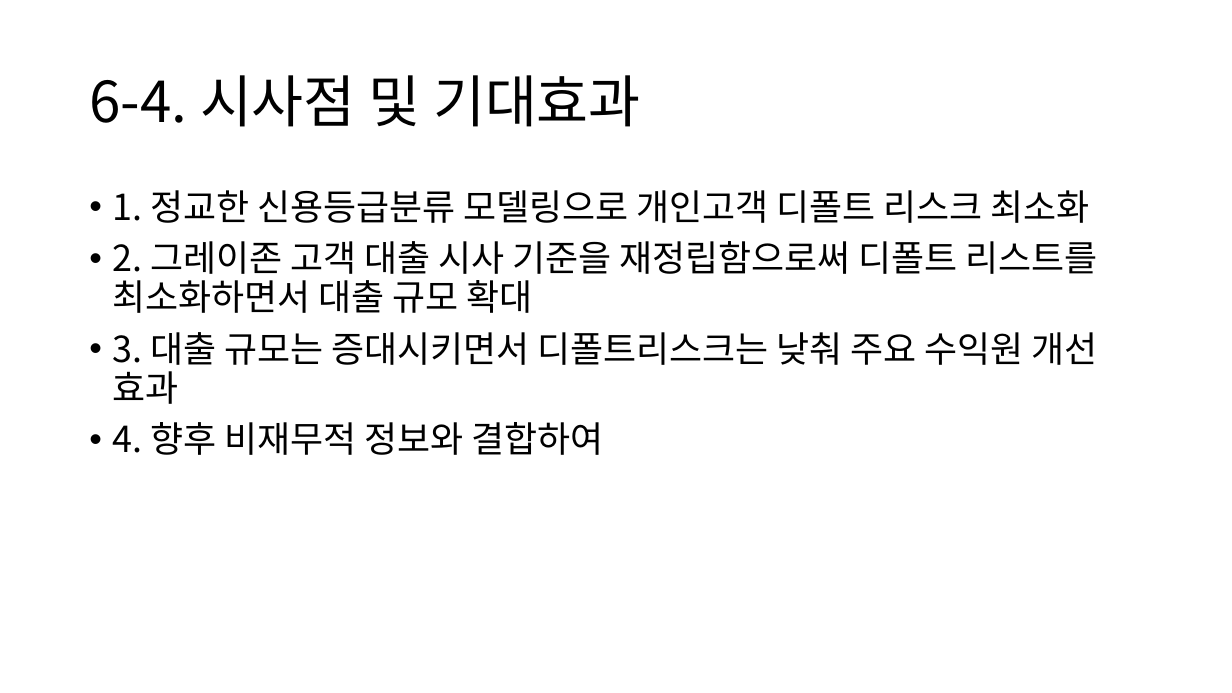
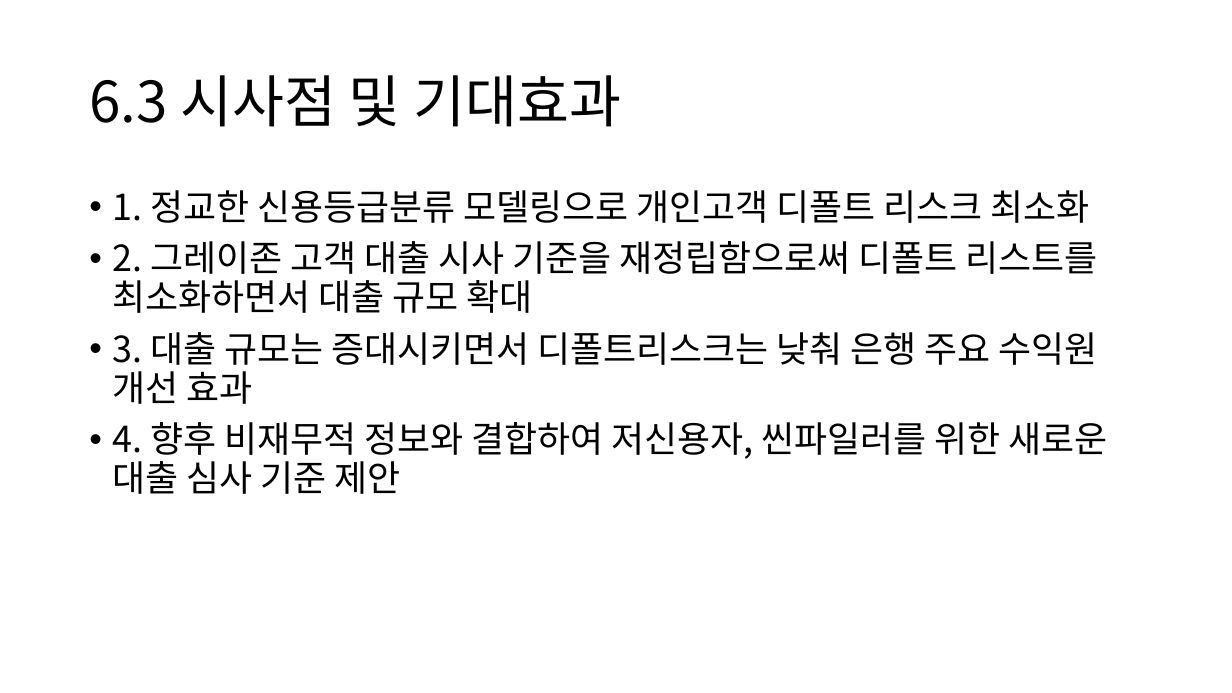
Before and after one commit to HANARONE/dh01, a slide deck: slide 23 of 1차 자료/개인고객 신용등급 산정 모델링.pptx. Drawn at 1232x693 pixels with LibreOffice and Linux fonts; fonts in the diff are those of the drawing. Boxes give left, top, right and bottom in pixels: in the first picture for what was removed or moved away, otherwise in the second. Text is boxed around its words. In the diff, an @@ line names an element or a change of style, - is before the commit and + after.

```diff
--- a/1차 자료/개인고객 신용등급 산정 모델링.pptx
+++ b/1차 자료/개인고객 신용등급 산정 모델링.pptx
@@ title at [89, 75, 621, 127]: text changed @@
-6-4. 시사점 및 기대효과
+6.3 시사점 및 기대효과
@@ text at [112, 332, 1108, 494]: text changed @@
-• 3. 대출 규모는 증대시키면서 디폴트리스크는 낮춰 주요 수익원 개선 효과
-• 4. 향후 비재무적 정보와 결합하여
+• 3. 대출 규모는 증대시키면서 디폴트리스크는 낮춰 은행 주요 수익원 개선 효과
+• 4. 향후 비재무적 정보와 결합하여 저신용자, 씬파일러를 위한 새로운 대출 심사 기준 제안
```
Also in this commit, not shown: 6 other slides changed, 1 slide added, 1 slide removed, 5 other files.
